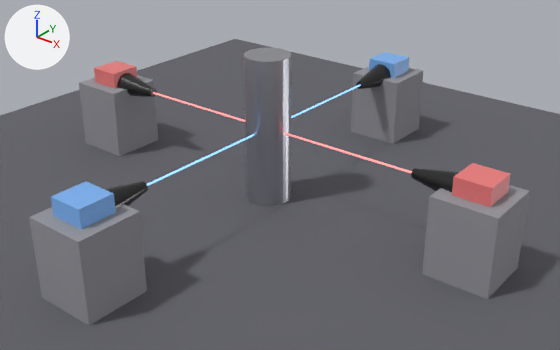
Renders of the Blender file dev/blender/isoview_4cam.blend from each side of a commit.
Camera for both pictures: a 50 mm camera at (12.04, -14.56, 9.78) aimed at (0.58, -0.22, 0.9). The lights are fixed; the arrows at upper left show +X, +Y and +Z. The older version comes first.

Names of what the first picture shows: 'axis1', 'axis2', 'axis3', 'axis4', 'body1', 'body2', 'body3', 'body4', 'lens1', 'lens2', 'lens3', 'lens4', 'mount_cylinder', 'pedestal1', 'pedestal2', 'pedestal3', 'pedestal4', 'table'.
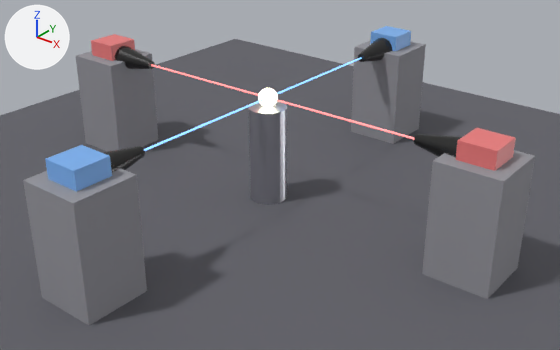
Commit message: update radius/height of sample mount

Pixel boxes (x1, y1, x2, y2) of what changed, in the pictures (560 x 350 px):
'pedestal4', moved, rescaled (30% taller): before (29, 204, 147, 325); after (23, 168, 147, 325)
'pedestal1', moved, rescaled (30% taller): before (422, 185, 530, 299); after (422, 150, 535, 299)
'mount_cylinder', rescaled (19% narrower, 34% shorter): before (244, 48, 291, 206); after (249, 101, 287, 205)
'pedestal3', moved, rescaled (27% taller): before (79, 75, 158, 156); after (76, 49, 158, 152)
'pedestal2', moved, rescaled (33% taller): before (351, 66, 424, 144); after (351, 40, 426, 144)
'body4', moved: before (51, 182, 116, 229); after (45, 145, 112, 192)
'body1', moved: before (452, 163, 511, 207); after (456, 128, 516, 171)
'lens1', moved: before (411, 168, 459, 192); after (414, 134, 462, 157)
'body3', moved: before (94, 61, 137, 88); after (91, 34, 135, 61)
'body2', moved: before (369, 52, 409, 78); after (370, 26, 411, 51)
'lens4', moved: before (105, 181, 148, 209); after (102, 146, 145, 172)
'lens3', moved: before (117, 73, 157, 97); after (115, 46, 155, 69)
'lens2', moved: before (356, 64, 391, 89); after (358, 38, 392, 62)
'axis1', moved (mostly hidden): before (286, 133, 412, 173); after (275, 99, 414, 140)
'axis4', moved (mostly hidden): before (147, 134, 254, 186); after (144, 99, 263, 151)
'axis3', moved (mostly hidden): before (153, 92, 245, 122); after (151, 64, 259, 96)
'axis2', moved (mostly hidden): before (291, 84, 361, 118); after (277, 57, 362, 95)

Diff of the bpy script that builds the scene:
```diff
--- a/dev/blender/isoview_4cam.blend.py
+++ b/dev/blender/isoview_4cam.blend.py
@@ me_cylinder @@
-me_cylinder.from_pydata(...)  # 64 vertices, 34 faces; spans x -0.6..0.6, y -0.6..0.6, z -2.0..2.0
+me_cylinder.from_pydata(...)  # 64 vertices, 34 faces; spans x -0.5..0.5, y -0.5..0.5, z -1.3..1.3
+# me_cylinder part 1: the whole mesh is scaled about its middle by (0.833, 0.833, 0.65)
 me_cylinder.materials.append(mat_mount_mat)
@@ ob_mount_cylinder @@
 ob_mount_cylinder = bpy.data.objects.new('mount_cylinder', me_cylinder)
-ob_mount_cylinder.location = (0.0, 0.0, 2.0)
+ob_mount_cylinder.location = (0.0, 0.0, 1.3)
@@ ob_pedestal1 @@
 ob_pedestal1 = bpy.data.objects.new('pedestal1', me_cube)
-ob_pedestal1.location = (6.0, 0.0, 1.0)
-ob_pedestal1.scale = (0.8, 0.8, 1.0)
+ob_pedestal1.location = (6.0, 0.0, 1.43)
+ob_pedestal1.scale = (0.8, 0.8, 1.43)
@@ ob_body1 @@
 ob_body1 = bpy.data.objects.new('body1', me_cube_001)
-ob_body1.location = (6.0, 0.0, 2.0)
+ob_body1.location = (6.0, 0.0, 2.85)
 ob_body1.rotation_euler = (1.571, 0.0, 1.571)  # degrees (90, 0, 90)
@@ ob_lens1 @@
 ob_lens1 = bpy.data.objects.new('lens1', me_cone)
-ob_lens1.location = (4.95, 0.0, 2.0)
+ob_lens1.location = (4.95, 0.0, 2.85)
 ob_lens1.rotation_euler = (1.571, 0.0, -1.571)  # degrees (90, 0, -90)
@@ ob_axis1 @@
 ob_axis1 = bpy.data.objects.new('axis1', me_cylinder_001)
-ob_axis1.location = (2.48, 0.0, 2.0)
+ob_axis1.location = (2.48, 0.0, 2.85)
 ob_axis1.rotation_euler = (1.571, 0.0, -1.571)  # degrees (90, 0, -90)
@@ ob_pedestal2 @@
 ob_pedestal2 = bpy.data.objects.new('pedestal2', me_cube_002)
-ob_pedestal2.location = (0.0, 6.0, 1.0)
-ob_pedestal2.scale = (0.8, 0.8, 1.0)
+ob_pedestal2.location = (0.0, 6.0, 1.43)
+ob_pedestal2.scale = (0.8, 0.8, 1.43)
@@ ob_body2 @@
 ob_body2 = bpy.data.objects.new('body2', me_cube_003)
-ob_body2.location = (0.0, 6.0, 2.0)
+ob_body2.location = (0.0, 6.0, 2.85)
 ob_body2.rotation_euler = (-1.571, -3.142, 0.0)  # degrees (-90, -180, 0)
@@ ob_lens2 @@
 ob_lens2 = bpy.data.objects.new('lens2', me_cone_001)
-ob_lens2.location = (0.0, 4.95, 2.0)
+ob_lens2.location = (0.0, 4.95, 2.85)
 ob_lens2.rotation_euler = (1.571, 0.0, 0.0)  # degrees (90, 0, 0)
@@ ob_axis2 @@
 ob_axis2 = bpy.data.objects.new('axis2', me_cylinder_002)
-ob_axis2.location = (0.0, 2.48, 2.0)
+ob_axis2.location = (0.0, 2.48, 2.85)
 ob_axis2.rotation_euler = (1.571, 0.0, 0.0)  # degrees (90, 0, 0)
@@ ob_pedestal3 @@
 ob_pedestal3 = bpy.data.objects.new('pedestal3', me_cube_004)
-ob_pedestal3.location = (-6.0, 0.0, 1.0)
-ob_pedestal3.scale = (0.8, 0.8, 1.0)
+ob_pedestal3.location = (-6.0, 0.0, 1.43)
+ob_pedestal3.scale = (0.8, 0.8, 1.43)
@@ ob_body3 @@
 ob_body3 = bpy.data.objects.new('body3', me_cube_005)
-ob_body3.location = (-6.0, 0.0, 2.0)
+ob_body3.location = (-6.0, 0.0, 2.85)
 ob_body3.rotation_euler = (1.571, 0.0, -1.571)  # degrees (90, 0, -90)
@@ ob_lens3 @@
 ob_lens3 = bpy.data.objects.new('lens3', me_cone_002)
-ob_lens3.location = (-4.95, 0.0, 2.0)
+ob_lens3.location = (-4.95, 0.0, 2.85)
 ob_lens3.rotation_euler = (1.571, 0.0, 1.571)  # degrees (90, 0, 90)
@@ ob_axis3 @@
 ob_axis3 = bpy.data.objects.new('axis3', me_cylinder_003)
-ob_axis3.location = (-2.48, 0.0, 2.0)
+ob_axis3.location = (-2.48, 0.0, 2.85)
 ob_axis3.rotation_euler = (1.571, 0.0, 1.571)  # degrees (90, 0, 90)
@@ ob_pedestal4 @@
 ob_pedestal4 = bpy.data.objects.new('pedestal4', me_cube_006)
-ob_pedestal4.location = (0.0, -6.0, 1.0)
-ob_pedestal4.scale = (0.8, 0.8, 1.0)
+ob_pedestal4.location = (0.0, -6.0, 1.43)
+ob_pedestal4.scale = (0.8, 0.8, 1.43)
@@ ob_body4 @@
 ob_body4 = bpy.data.objects.new('body4', me_cube_007)
-ob_body4.location = (0.0, -6.0, 2.0)
+ob_body4.location = (0.0, -6.0, 2.85)
 ob_body4.rotation_euler = (1.571, 0.0, 0.0)  # degrees (90, 0, 0)
@@ ob_lens4 @@
 ob_lens4 = bpy.data.objects.new('lens4', me_cone_003)
-ob_lens4.location = (0.0, -4.95, 2.0)
+ob_lens4.location = (0.0, -4.95, 2.85)
 ob_lens4.rotation_euler = (-1.571, -3.142, 0.0)  # degrees (-90, -180, 0)
@@ ob_axis4 @@
 ob_axis4 = bpy.data.objects.new('axis4', me_cylinder_004)
-ob_axis4.location = (0.0, -2.48, 2.0)
+ob_axis4.location = (0.0, -2.48, 2.85)
 ob_axis4.rotation_euler = (-1.571, -3.142, 0.0)  # degrees (-90, -180, 0)
```
